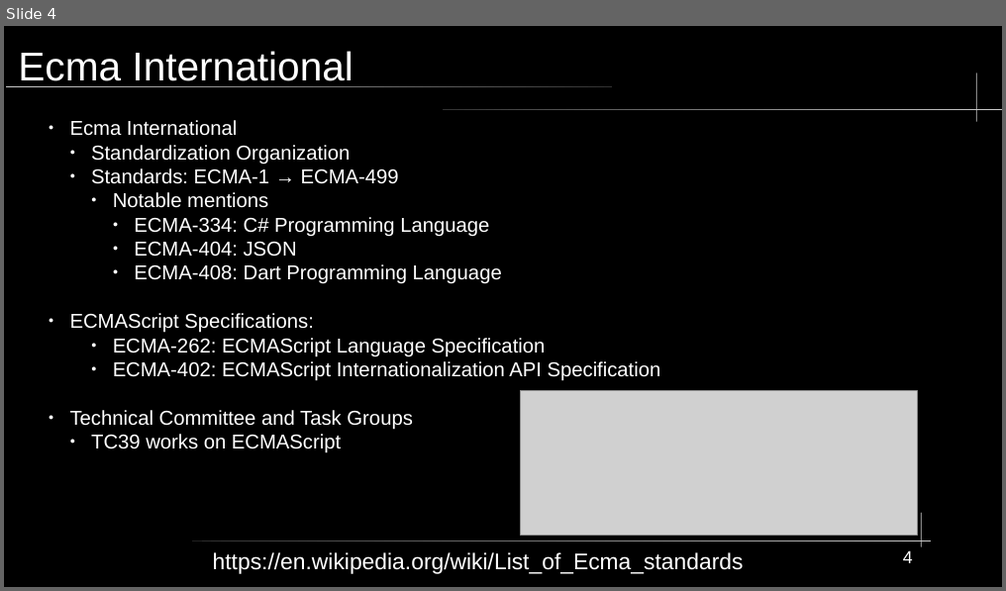
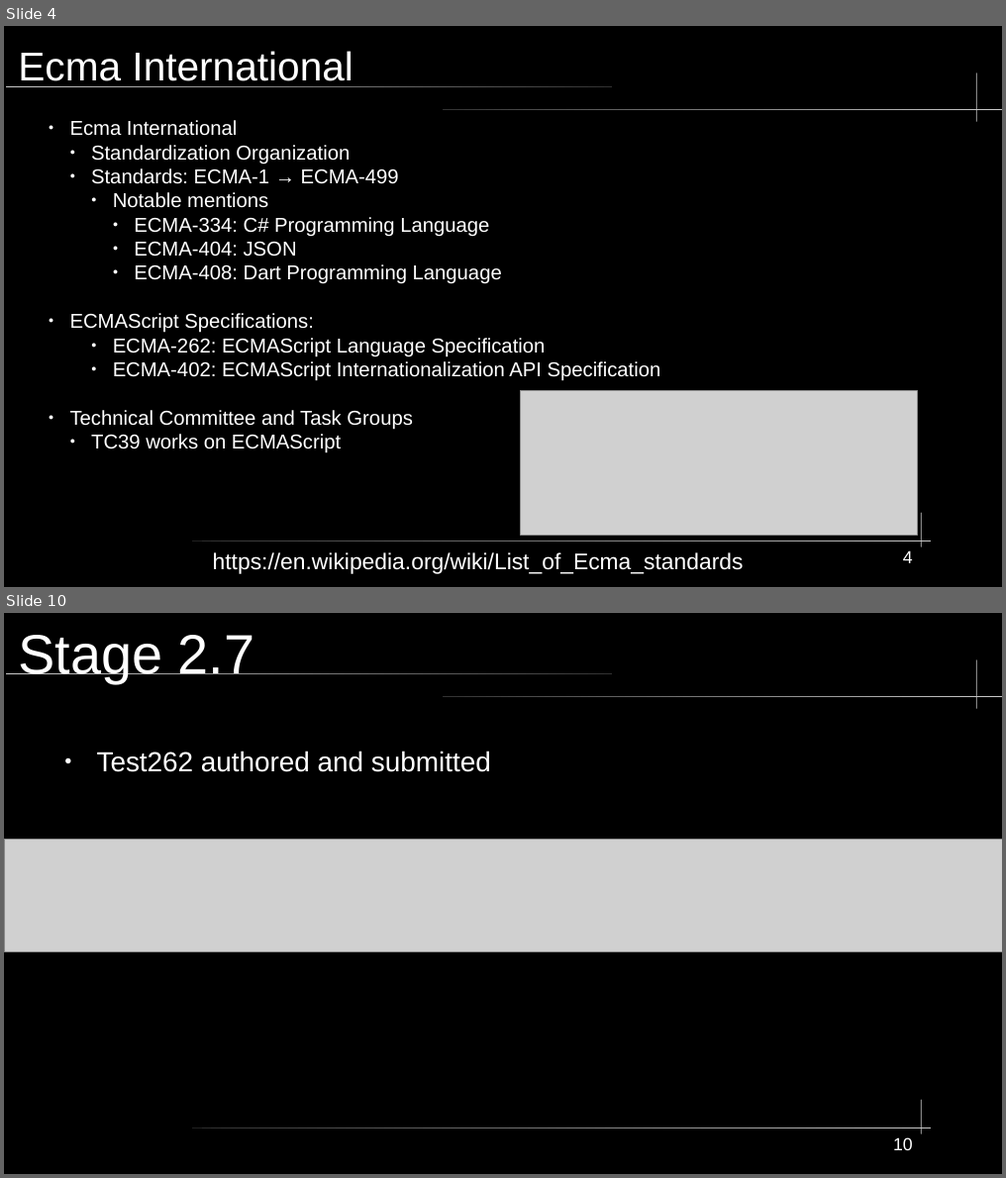
Before and after one commit to KWaloen/tc39_proposals_project, a slide deck: Data Analysis/Presentation/TC39 Process Documents.odp. Shown one above the other, each under a label of ours: slide 4 before the commit, slides 4 and 10 after it; the slides between them are not shown. The pictures are 1006x591 and 1006x1178 pixels, drawn with LibreOffice and Linux fonts; fonts in the diff are those of the drawing; grey boxes stand for pictures. Boxes give left, top, right and bottom in pixels: in the first picture for what was removed or moved away, otherwise in the second. Text is boxed around its words. In the diff, an @@ line names an element or a change of style, - is before the commit and + after.

```diff
--- a/Data Analysis/Presentation/TC39 Process Documents.odp
+++ b/Data Analysis/Presentation/TC39 Process Documents.odp
@@ slide 10 added at (4, 613, 1002, 1174), background #000000; not listed: 5 template elements that a slide beside it also shows @@
@@ title added at (18, 635, 255, 683), 44 pt, text #FFFFFF @@
+Stage 2.7
@@ text added at (97, 751, 491, 772), 22 pt, text #FFFFFF @@
+● Test262 authored and submitted
@@ picture added at (5, 840, 1002, 953) @@
@@ page number added at (893, 1138, 913, 1151), 14 pt, text #FFFFFF @@
+10
```
Also in this commit, not shown: 3 slides changed, 8 other slides added, 3 slides removed.
